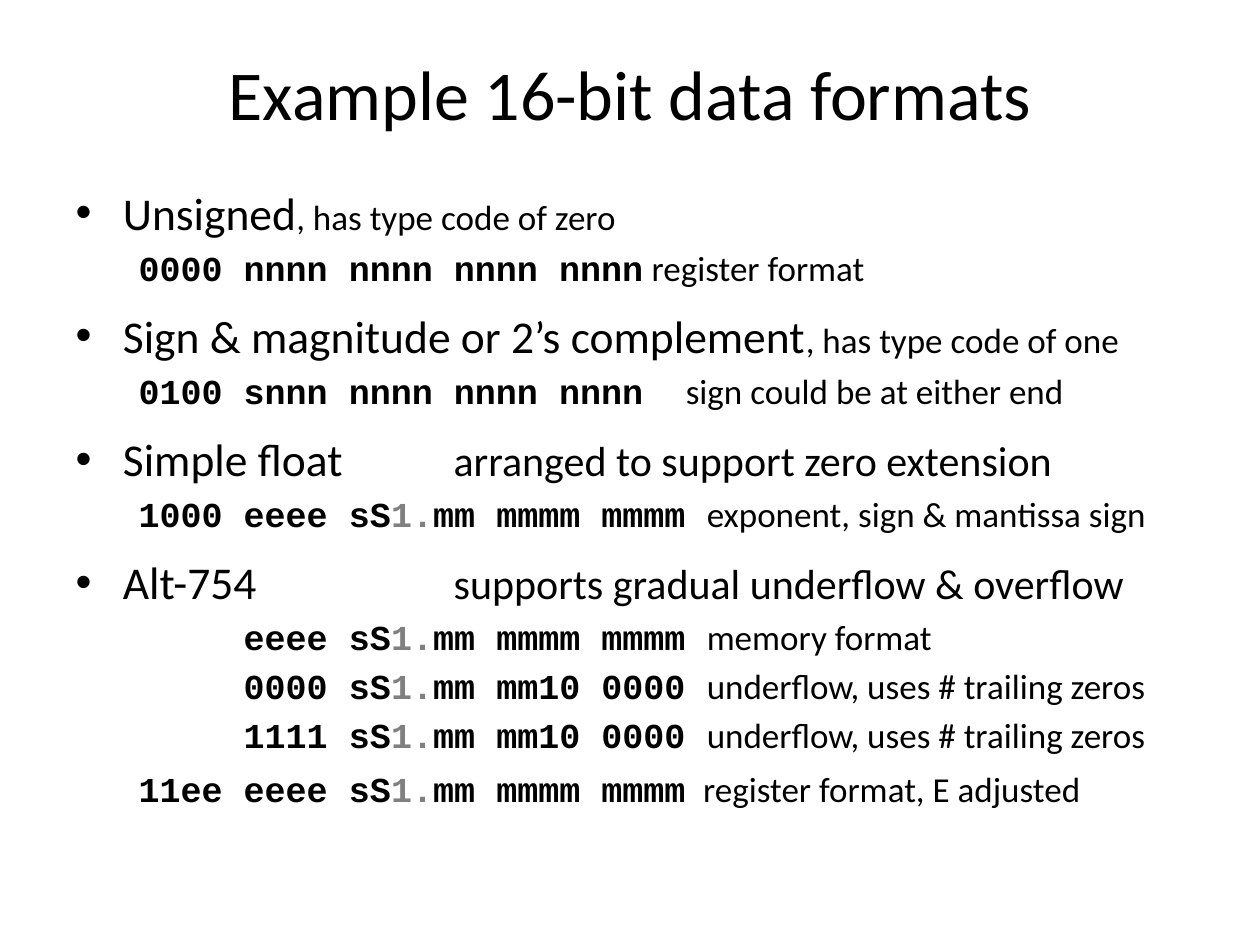
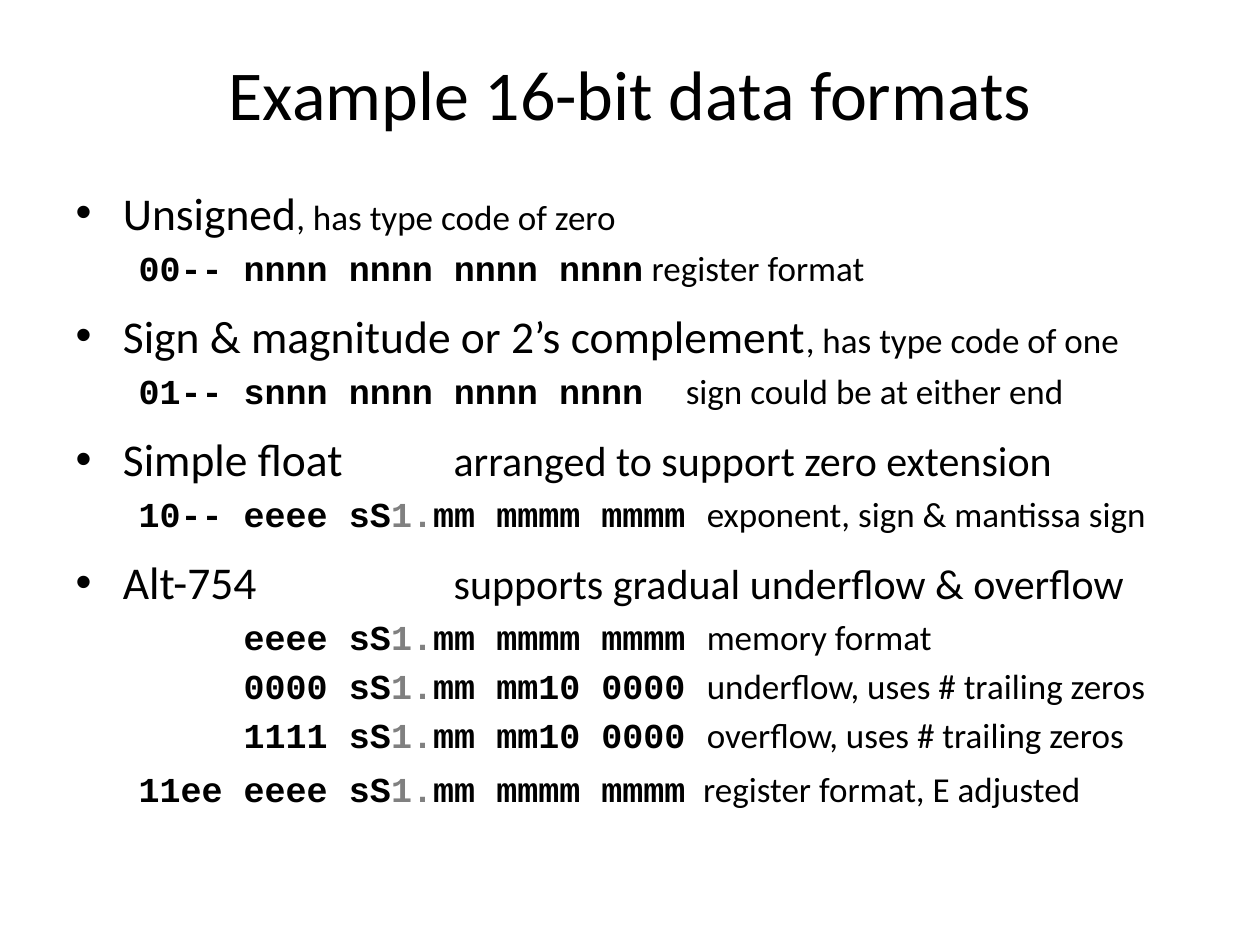
Before and after one commit to jimbrake/TROC16_16, a slide deck: slide 13 of DIY_soft-core_uP.pptx (slide 12 before the commit). Drawn at 1260x945 pixels with LibreOffice and Linux fonts; fonts in the diff are those of the drawing. Boxes give left, top, right and bottom in pixels: in the first picture for what was removed or moved away, otherwise in the second. Text is boxed around its words. In the diff, an @@ line names an element or a change of style, - is before the commit and + after.

```diff
--- a/DIY_soft-core_uP.pptx
+++ b/DIY_soft-core_uP.pptx
@@ text at [139, 257, 865, 287]: text changed @@
-  0000 nnnn nnnn nnnn nnnn register format
+  00-- nnnn nnnn nnnn nnnn register format
@@ text at [139, 379, 1063, 410]: text changed @@
-  0100 snnn nnnn nnnn nnnn sign could be at either end
+  01-- snnn nnnn nnnn nnnn sign could be at either end
@@ text at [139, 503, 1146, 533]: text changed @@
-  1000 eeee sS1.mm mmmm mmmm exponent, sign & mantissa sign
+  10-- eeee sS1.mm mmmm mmmm exponent, sign & mantissa sign
@@ text at [244, 723, 1123, 754]: text changed @@
-  1111 sS1.mm mm10 0000 underflow, uses # trailing zeros
+  1111 sS1.mm mm10 0000 overflow, uses # trailing zeros
```
Also in this commit, not shown: 15 other slides changed.
